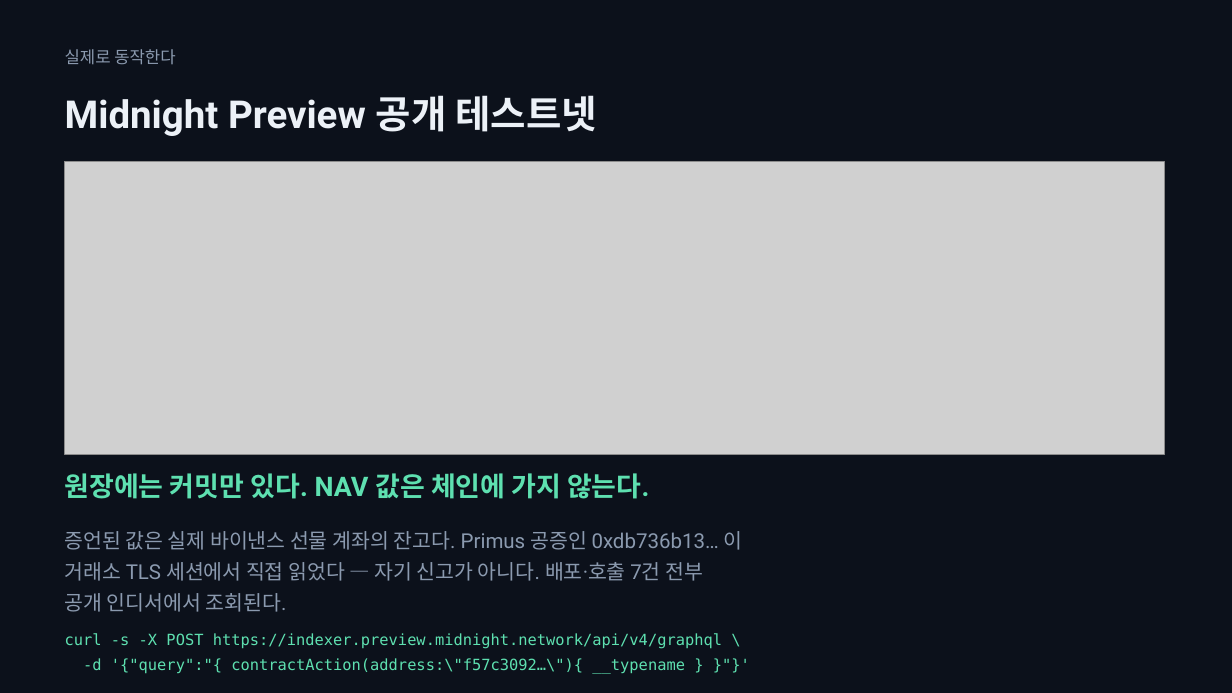
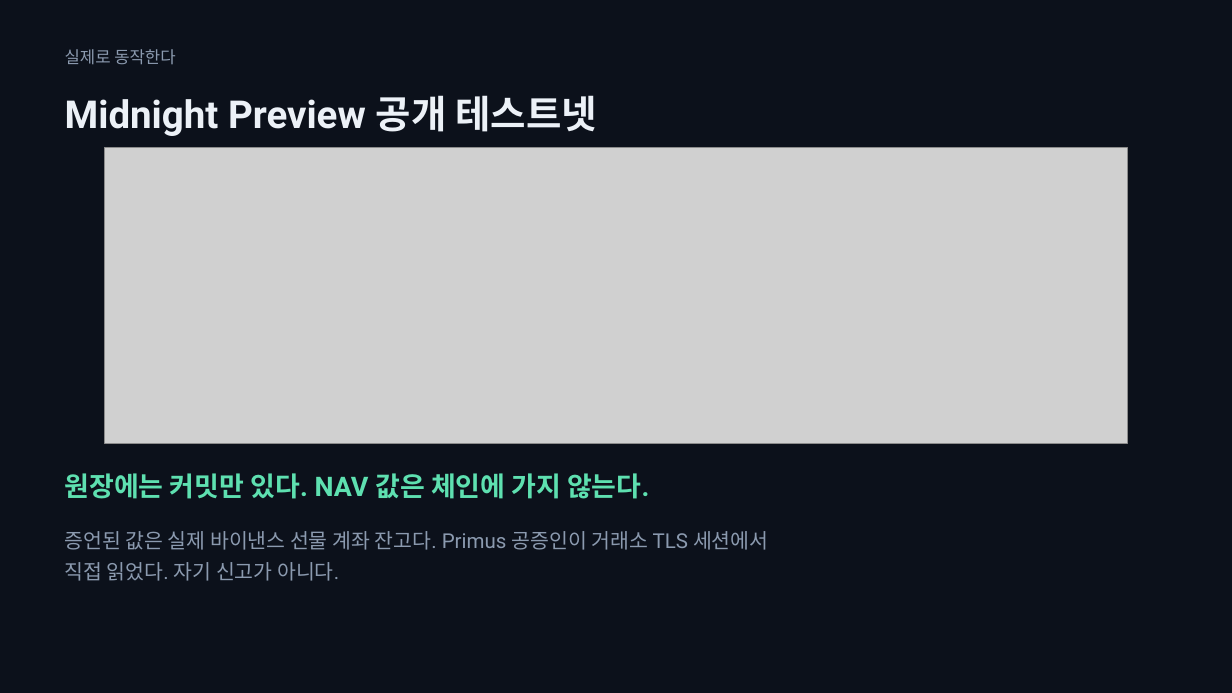
Before and after one commit to SeoDongOk/proof-of-track-record, a slide deck: slide 13 of deck/proof-of-track-record.pptx. Drawn at 1232x693 pixels with LibreOffice and Linux fonts; fonts in the diff are those of the drawing; grey boxes stand for pictures. Boxes give left, top, right and bottom in pixels: in the first picture for what was removed or moved away, otherwise in the second. Text is boxed around its words. In the diff, an @@ line names an element or a change of style, - is before the commit and + after.

```diff
--- a/deck/proof-of-track-record.pptx
+++ b/deck/proof-of-track-record.pptx
@@ picture: place and size @@
-picture at box(65, 162, 1165, 455)
+picture at box(104, 148, 1128, 444)
@@ text at box(65, 531, 768, 581): text changed @@
-증언된 값은 실제 바이낸스 선물 계좌의 잔고다. Primus 공증인 0xdb736b13… 이
-거래소 TLS 세션에서 직접 읽었다 — 자기 신고가 아니다. 배포·호출 7건 전부
-공개 인디서에서 조회된다.
+증언된 값은 실제 바이낸스 선물 계좌 잔고다. Primus 공증인이 거래소 TLS 세션에서
+직접 읽었다. 자기 신고가 아니다.
@@ text removed at box(65, 633, 722, 674) @@
-curl -s -X POST https://indexer.preview.midnight.network/api/v4/graphql \
--d '{"query":"{ contractAction(address:\"f57c3092…\"){ __typename } }"}'
```
Also in this commit, not shown: 14 other slides changed, 15 other files.
